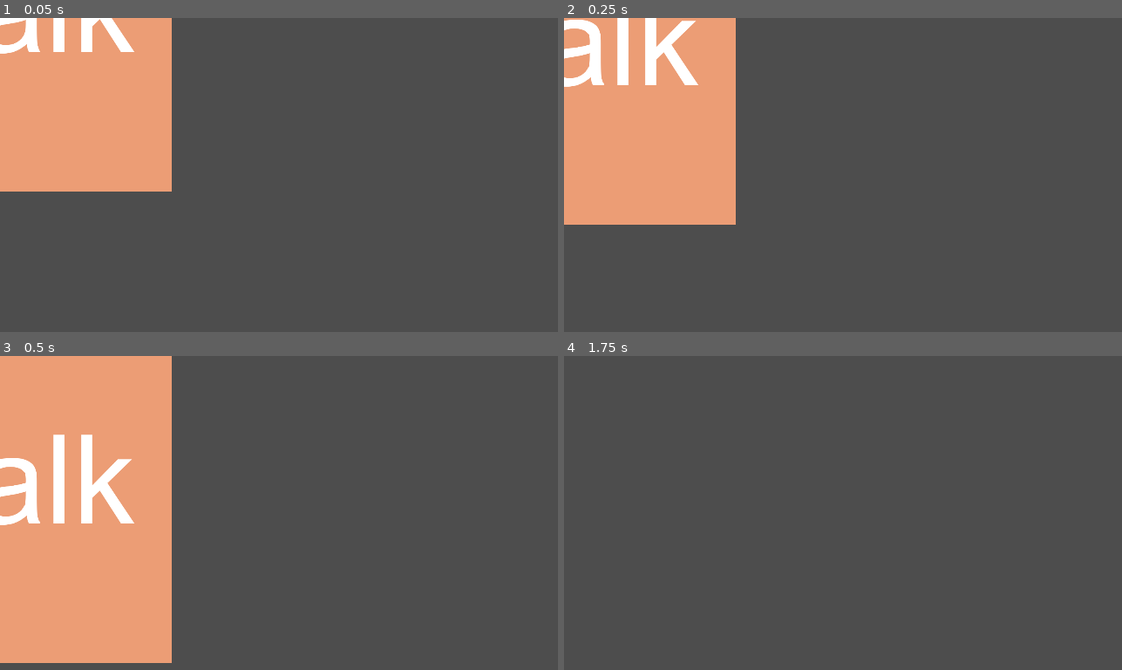
Above: before the commit, frames 1-4 (two rows, left to right).
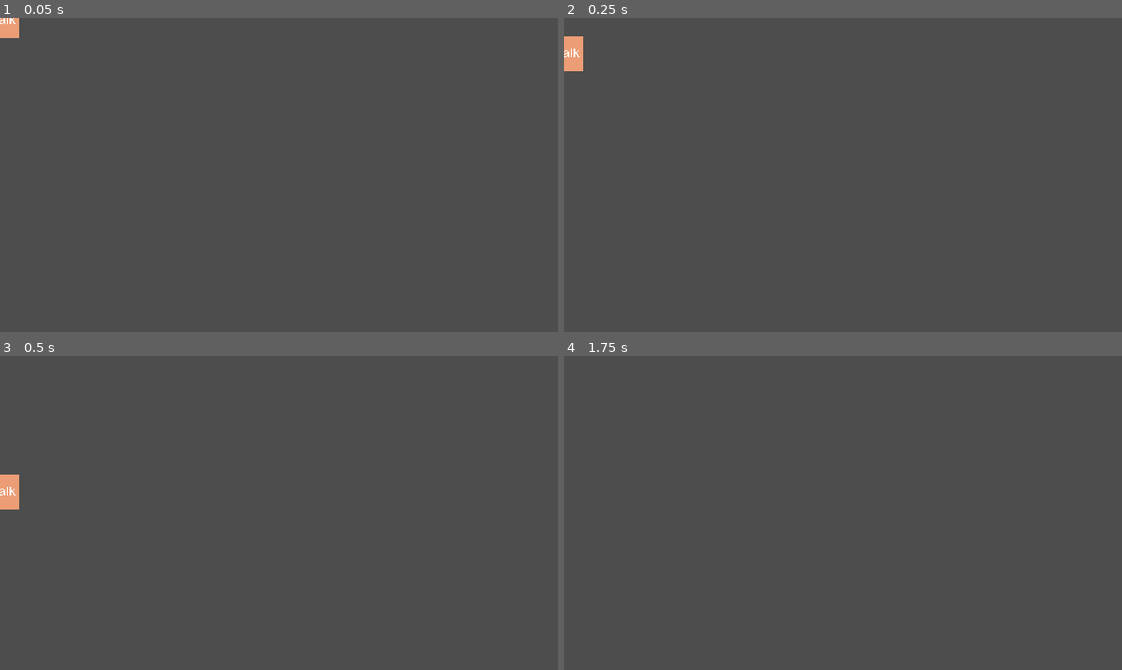
Above: after the commit, the same moments.

Repository: Pix-Hexate/SeniorDesign
Game: Godot game, scene res://Entities/Characters/Knight/KnightScene.tscn
Same seed, same stepped clock (60 frames per second), same inputs: the game is played once before the commit and once after it. This scene is started directly instead of the project's main scene. The engine's default icon, where the game draws it, is replaced by a stand-in: a white triangle on a blue panel in a dark square.
Inputs (mouse positions are in pixels of both pictures, inside the frame that each line leads up to):
- Up to frame 1 (0.05 s): no input
- Up to frame 2 (0.25 s): no input
- Up to frame 3 (0.5 s): no input
- Up to frame 4 (1.75 s): move the mouse to (965, 497) at 0.52 s; hold V (AbilityFourKey) 0.53-1.28 s; hold Right (RightKey) from 0.53 s (still down); tap Up (UpKey) at 0.77, 1.52 s; tap Enter at 1.25 s; move the mouse to (731, 528) at 1.27 s; tap Z (AbilityOneKey) at 1.35 s

The runs differ from the first frame. In frame 1, 17% of the frame differs, in the area x 0-31%, y 0-56%; in frame 2, 20%; in frame 3, 30%, in the area x 0-31%, y 0-98%; in frame 4, nothing differs.
Error before the commit: Invalid access to property or key 'area_entered' on a base object of type 'null instance'. (res://Entities/Characters/Knight/Knight.gd:56)

Commit message:
corrections wip

Diff:
--- a/senior-design-project/Entities/Characters/Knight/Knight.gd
+++ b/senior-design-project/Entities/Characters/Knight/Knight.gd
@@ -33,7 +33,7 @@
 var is_whirlwind_active: bool = false
 var whirlwind_timer: Timer
 var original_attack_speed: float
-@onready var attack_hitbox = $AttackHitbox  # Reference the Area2D
+@onready var attack_hitbox = $Flipper/Sprite2D/Hurtbox # Reference the Area2D
 
 func _ready():
 	# Initialize cooldown timers
@@ -79,21 +79,22 @@
 
 var regen_timer: float = 0.0
 func _process(delta: float) -> void:
+	Process_Action_Inputs() #why was this removed from _process?
 	regen_timer += delta
 	if regen_timer >= 1.0:  # Apply health regen every second
 		regen_timer = 0
 		Heal(HealthRegen)
 
-	if is_whirlwind_active:
+	#if is_whirlwind_active: #TODO this needs to be redone
 		# Rotate the player character
-		rotation += WhirlwindSpeed * delta
+		#rotation += WhirlwindSpeed * delta #no we don't rotate the player
 
 		# Move the player in the direction they're facing
-		var direction = Vector2(cos(rotation), sin(rotation))
-		global_position += direction * WhirlwindSpeed * delta
+		#var direction = Vector2(cos(rotation), sin(rotation))
+		#global_position += direction * WhirlwindSpeed * delta
 
 		# Hit detection with enemies in the range
-		_check_for_hits_in_whirlwind()
+		#_check_for_hits_in_whirlwind()
 
 func Heal(amount: float):
 	CurrentHP = min(CurrentHP + amount, MaxHP)
@@ -116,8 +117,11 @@
 		Die()
 
 func Die():
+	#TODO
+	pass
 	print("Knight has fallen!")
-	queue_free()
+	#queue_free()
+	#we cannot delete the player entity, it should instead go to a end screen
 
 # Handles boost expiration
 func _on_boost_expired():
@@ -176,7 +180,8 @@
 	# Stop whirlwind after its duration
 func _on_whirlwind_end():
 	is_whirlwind_active = false
-	set_process(false)
+	#set_process(false) #wtf no we absolutely cannot do this?
+
 	if !WasBoosted:
 		MoveSpeed /= 1.5  # Increase movement speed
 		WhirlwindDamage /= 1.5
@@ -187,11 +192,13 @@
 	AbilityCooldownTimers["AbilityThree"].start()
 	print("Whirlwind Slash ended!")
 
-func _start_whirlwind_movement():
+func _start_whirlwind_movement(): #we do NOT want to rotate the player, it'll be an animation
+	pass
 	# Logic to rotate the player and move forward while spinning
-	var rotation_speed: float = 5.0  # Speed of rotation
+	#var rotation_speed: float = 5.0  # Speed of rotation
+
 	# Add a process to rotate and move while the ability is active
-	set_process(true)
+	#set_process(true) #what even is this?
 
 func _check_for_hits_in_whirlwind():
 	# Check for collision with enemies during the whirlwind
@@ -207,6 +214,9 @@
 	var direction = (enemy.global_position - global_position).normalized()
 	CurrentAttackKnockback *= KnockbackMultiplier
 	enemy.apply_impulse(direction * CurrentAttackKnockback)
+
+#region Attacks
+#why aren't any of the attacks calling setting PlayingAction?
 
 func BasicAttack():
 	print("Basic Attack: Slashing forward!")
@@ -307,3 +317,5 @@
 	MoveSpeed *= 1.5
 	AttackBuffTimer.start()
 	AbilityCooldownTimers["AbilityFour"].start()
+
+#endregion
--- a/senior-design-project/Entities/Characters/Knight/KnightScene.tscn
+++ b/senior-design-project/Entities/Characters/Knight/KnightScene.tscn
@@ -353,7 +353,6 @@
 height = 40.0
 
 [node name="KnightScene" type="CharacterBody2D" groups=["Player"]]
-scale = Vector2(0.5, 0.5)
 collision_layer = 2
 script = ExtResource("1_h0thw")
 
@@ -361,6 +360,8 @@
 shape = SubResource("RectangleShape2D_f0dll")
 
 [node name="AnimatedSprite2D" type="AnimatedSprite2D" parent="."]
+position = Vector2(1, 1)
+scale = Vector2(0.0545685, 0.0494924)
 sprite_frames = SubResource("SpriteFrames_vrm1s")
 animation = &"walk"
 
